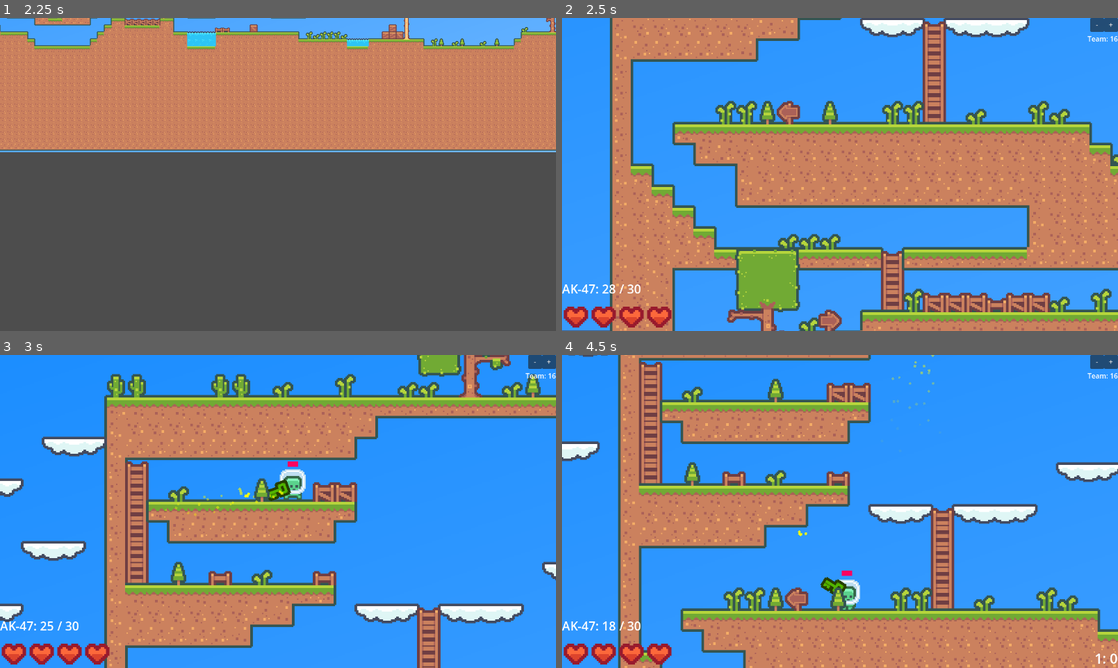
Above: before the commit, frames 1-4 (two rows, left to right).
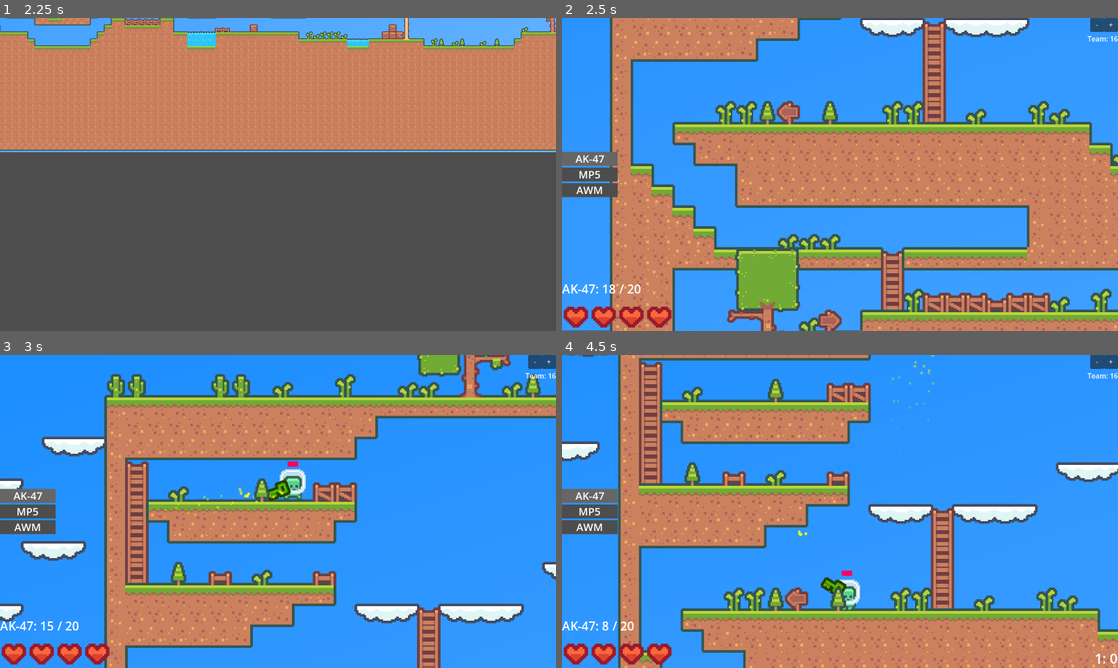
Above: after the commit, the same moments.

Repository: F1zzy31f/Glob-Game
Game: Godot game, scene res://scenes/MainMenu.tscn
Same seed, same stepped clock (60 frames per second), same inputs: the game is played once before the commit and once after it.
Inputs (mouse positions are in pixels of both pictures, inside the frame that each line leads up to):
- Up to frame 1 (2.25 s): click "Play" at 0.5 s; click "Host Game" at 1.25 s; tap Enter at 2 s; move the mouse to (400, 158) at 2.02 s; press the mouse at (400, 158) at 2.03 s; hold D (move_right) from 2.03 s (still down)
- Up to frame 2 (2.5 s): keep holding D (move_right); tap Space (jump) at 2.27 s
- Up to frame 3 (3 s): keep holding D (move_right); move the mouse to (166, 527) at 2.77 s; release the mouse at (166, 527) at 2.78 s; click (166, 527) at 2.85 s
- Up to frame 4 (4.5 s): tap Space (jump) at 3.02 s; move the mouse to (895, 442) at 3.52 s; release D (move_right) at 3.53 s; press the mouse at (895, 442) at 3.53 s; hold A (move_left) 3.53-4.28 s; move the mouse to (812, 574) at 4.27 s; release the mouse at (812, 574) at 4.28 s; hold D (move_right) from 4.28 s (still down); click (812, 574) at 4.35 s

Frame 1 is identical in both runs. In frame 2, 1.4% of the frame differs, in the area x 0-13%, y 42-88%; in frame 3, 1.4%; in frame 4, 1.5%, in the area x 0-15%, y 42-88%.

Commit message:
Inventory indicator

Diff:
--- /dev/null
+++ b/scenes/InventoryItem.tscn
@@ -0,0 +1,16 @@
+[gd_scene format=3 uid="uid://c5y21sy20x8qc"]
+
+[node name="InventoryItem" type="ColorRect"]
+custom_minimum_size = Vector2(0, 32)
+
+[node name="ItemName" type="Label" parent="."]
+layout_mode = 1
+anchors_preset = 15
+anchor_right = 1.0
+anchor_bottom = 1.0
+grow_horizontal = 2
+grow_vertical = 2
+theme_override_font_sizes/font_size = 24
+text = "AK-47"
+horizontal_alignment = 1
+vertical_alignment = 1
--- a/scenes/Player.tscn
+++ b/scenes/Player.tscn
@@ -138,6 +138,7 @@
 damage = 2
 firerate = 8
 accuracy = 2
+mag_size = 20
 
 [node name="MP5" parent="HandPivot/Hand" instance=ExtResource("3_rid25")]
 self_modulate = Color(1, 0, 0.117647, 1)
@@ -158,6 +159,7 @@
 damage = 28
 firerate = 1
 accuracy = 0
+mag_size = 3
 
 [node name="CanvasLayer" type="CanvasLayer" parent="."]
 
@@ -193,6 +195,14 @@
 text = "AK-47: 0 / 30"
 vertical_alignment = 1
 
+[node name="Inventory" type="VBoxContainer" parent="CanvasLayer/UI"]
+layout_mode = 1
+anchors_preset = 9
+anchor_bottom = 1.0
+offset_right = 128.0
+grow_vertical = 2
+alignment = 1
+
 [node name="TeamDown" type="Button" parent="CanvasLayer/UI"]
 layout_mode = 1
 anchors_preset = 1
--- a/scripts/Player.gd
+++ b/scripts/Player.gd
@@ -10,6 +10,7 @@
 @export var team_index = 0 # 1-16 (0-15)
 @export var ambient_healing_timer = 0
 @export var scoreboard_item = preload("res://scenes/ScoreboardItem.tscn")
+@export var inventory_item = preload("res://scenes/InventoryItem.tscn")
 
 @export var score = 0
 @export var kills = 0
@@ -26,6 +27,7 @@
 @onready var ui = $CanvasLayer/UI
 @onready var healthbar_inner = $CanvasLayer/UI/Healthbar
 @onready var item_info = $CanvasLayer/UI/ItemInfo
+@onready var inventory = $CanvasLayer/UI/Inventory
 @onready var scoreboard = $CanvasLayer/UI/Scoreboard
 @onready var hurt_sound = $HurtSound
 
@@ -56,6 +58,14 @@
 	team_indicator.modulate = Color.from_hsv(team_index / float(16), 1, 1)
 
 	item_info.text = hand.get_child(item_index).get_item_info()
+	for child in inventory.get_children():
+		child.free()
+	for child in hand.get_children():
+		var new_item = inventory_item.instantiate()
+		new_item.name = child.name
+		new_item.get_child(0).text = str(new_item.name)
+		new_item.self_modulate = Color.from_hsv(0, 0, 0.4) if child.is_equip else Color.from_hsv(0, 0, 0.3)
+		inventory.add_child(new_item)
 
 	# Update
 	ambient_healing_timer += delta
